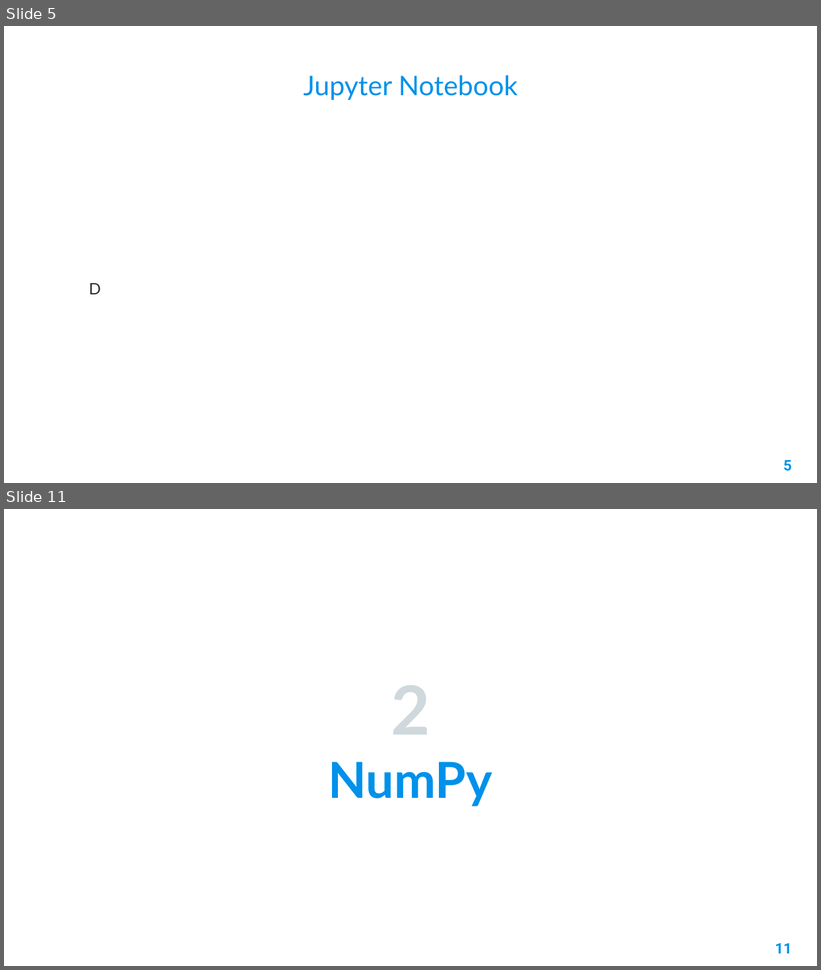
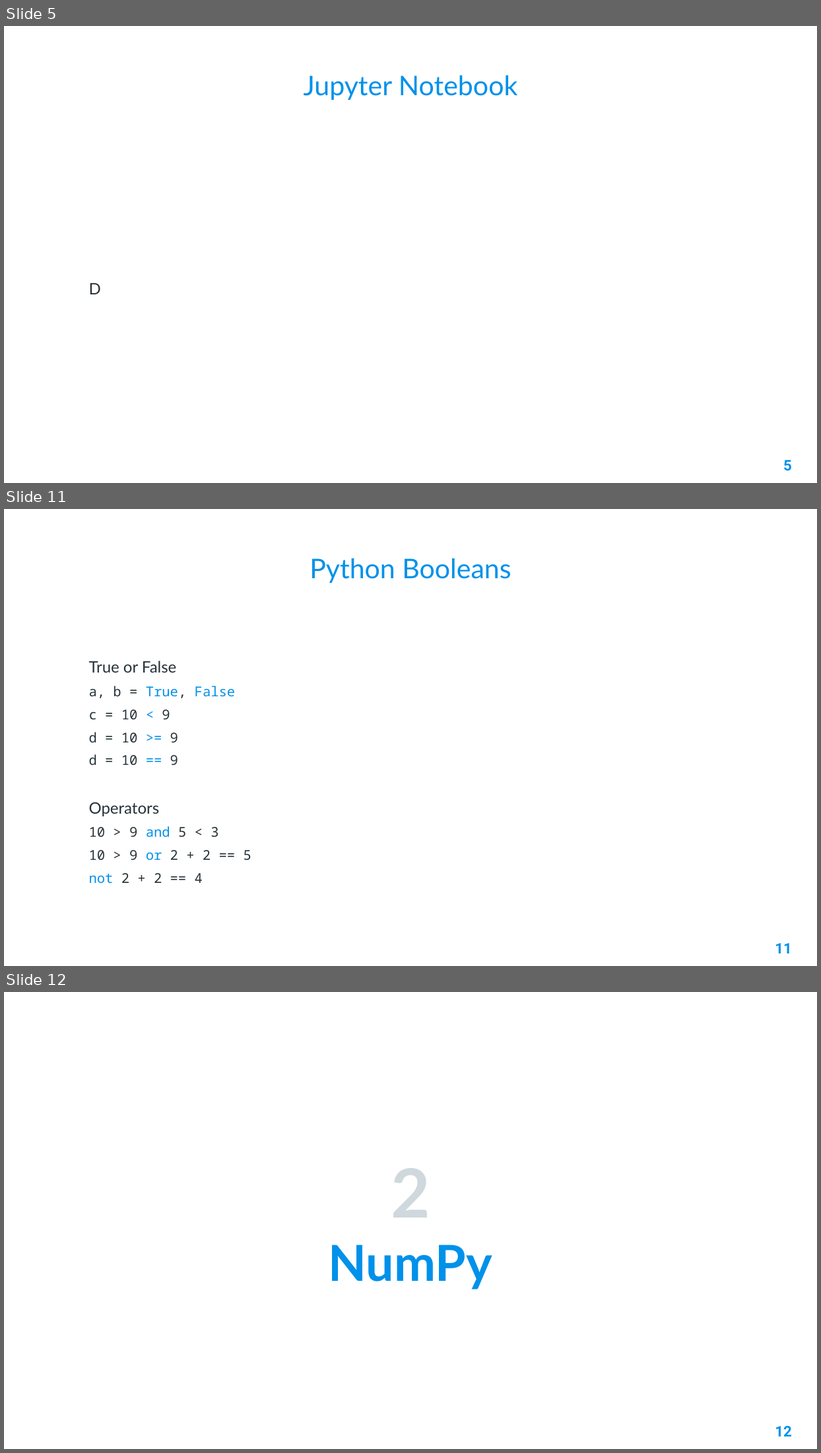
Before and after one commit to AleeRezaa/learn-python, a slide deck: Python.pptx. Shown one above the other, each under a label of ours: slides 5 and 11 before the commit, slides 5, 11 and 12 after it; the slides between them are not shown. The pictures are 821x970 and 821x1453 pixels, drawn with LibreOffice and Linux fonts; fonts in the diff are those of the drawing; background and template pictures are left out. Boxes give left, top, right and bottom in pixels: in the first picture for what was removed or moved away, otherwise in the second. Text is boxed around its words. In the diff, an @@ line names an element or a change of style, - is before the commit and + after.

Commit message:
add booleans

```diff
--- a/Python.pptx
+++ b/Python.pptx
@@ slide 11 added at bbox=[4, 509, 817, 966], background picture (left out) @@
@@ title added at bbox=[310, 558, 511, 583], 24 pt, text #0091EA @@
+Python Booleans
@@ text added at bbox=[89, 661, 252, 884], 12 pt, text #263238 @@
+True or False
+a, b = True, False
+c = 10 < 9
+d = 10 >= 9
+d = 10 == 9
+Operators
+10 > 9 and 5 < 3
+10 > 9 or 2 + 2 == 5
+not 2 + 2 == 4
@@ page number added at bbox=[775, 943, 791, 954], 13 pt, text #0091EA, bold @@
+11
@@ what was slide 11 is now slide 12 @@
@@ page number at bbox=[775, 1426, 791, 1437]: text changed @@
-11
+12
```
Also in this commit, not shown: 5 slides changed, 2 other files.
